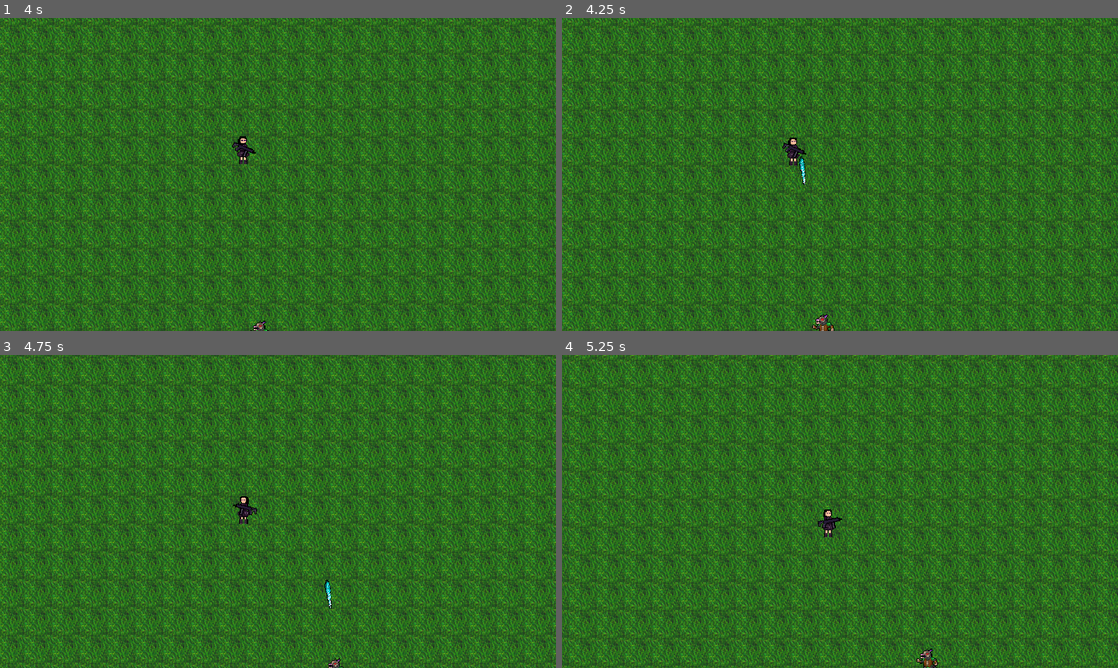
Above: before the commit, frames 1-4 (two rows, left to right).
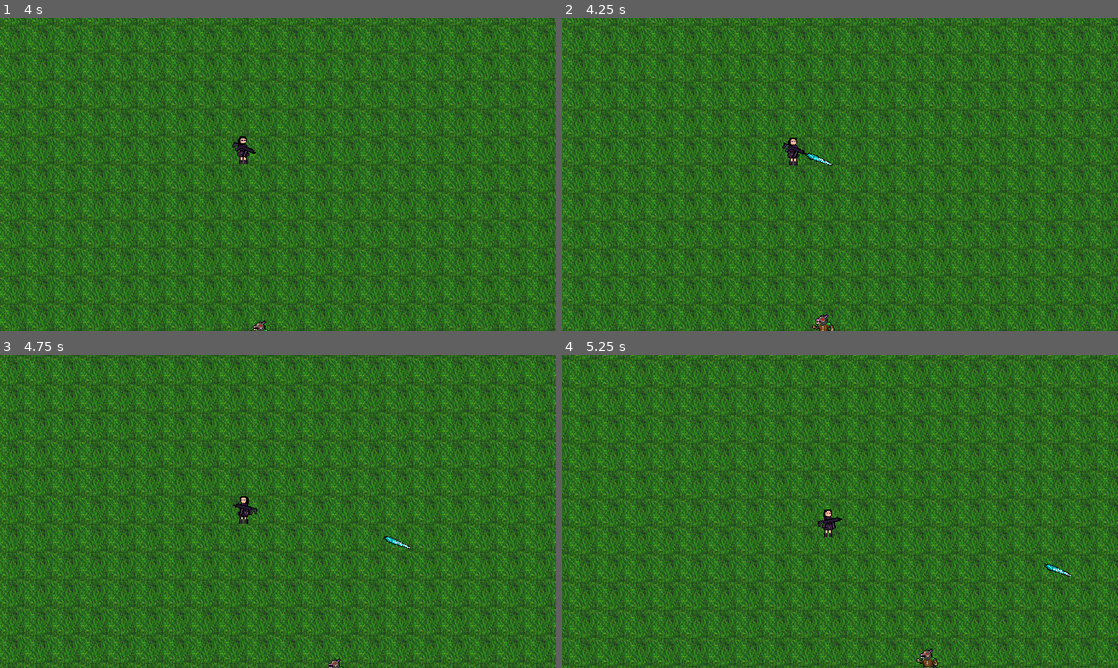
Above: after the commit, the same moments.

Repository: PeterPauk/Godot-Survivors-Clone
Game: Godot game, scene res://World/world.tscn
Same seed, same stepped clock (60 frames per second), same inputs: the game is played once before the commit and once after it.
Inputs (mouse positions are in pixels of both pictures, inside the frame that each line leads up to):
- Up to frame 1 (4 s): tap Enter at 0.5 s; move the mouse to (400, 158) at 0.52 s; hold D (right) 0.53-1.28 s; tap Q (dash) every 0.75 s from 0.6 to 3.6 s; move the mouse to (166, 190) at 1.27 s; hold S (down) 1.28-2.03 s; move the mouse to (333, 105) at 2.02 s; hold D (right) 2.03-2.78 s; move the mouse to (250, 237) at 2.77 s; hold W (up) 2.78-3.53 s; move the mouse to (444, 221) at 3.52 s; hold A (left) from 3.53 s (still down)
- Up to frame 2 (4.25 s): keep holding A (left)
- Up to frame 3 (4.75 s): keep holding A (left); move the mouse to (111, 464) at 4.27 s; tap Q (dash) at 4.35 s
- Up to frame 4 (5.25 s): move the mouse to (867, 511) at 5.02 s; release A (left) at 5.03 s; hold S (down) from 5.03 s (still down); tap Q (dash) at 5.1 s

Frame 1 is identical in both runs. In frame 2, 0.1% of the frame differs, in the area x 42-49%, y 43-54%; in frame 3, 0.1%, in the area x 58-74%, y 57-82%; in frame 4, less than 0.1%.

Commit message:
automatic attack separate node

Diff:
--- a/Abilities/shadow_orb.tscn
+++ b/Abilities/shadow_orb.tscn
@@ -14,7 +14,6 @@
 [node name="CollisionShape2D" type="CollisionShape2D" parent="."]
 position = Vector2(0.75, -0.250001)
 rotation = -0.785398
-scale = Vector2(1, 1)
 shape = SubResource("RectangleShape2D_td4dw")
 
 [node name="Sprite2D" type="Sprite2D" parent="."]
--- a/Player/player.gd
+++ b/Player/player.gd
@@ -2,24 +2,6 @@
 
 var movement_speed = 60.0
 var hp = 80
-
-#attacks
-var shadowOrb = preload("res://Abilities/shadow_orb.tscn")
-
-#attack nodes
-@onready var shadowOrbTimer = get_node("%ShadowOrbTimer")
-@onready var shadowOrbAttackTimer = get_node("%ShadowAttackTimer")
-
-#shadow orb
-var shadow_orb_ammo = 0
-var shadow_baseammo = 1
-var shadow_atkspeed = 4
-var shadow_level = 1
-
-#enemy related
-var enemy_close = []
-
-
 
 var can_dash = true
 @onready var sprite = $Sprite2D
@@ -27,8 +9,11 @@
 @onready var enemy = get_tree().get_first_node_in_group("enemy")
 @onready var walk_anim = $AnimationPlayer
 
+@onready var shadow = get_node("%ShadowOrb")
+
 func _ready():
-	attack()
+	shadow.attack()
+
 
 func _physics_process(delta):
 	movement()
@@ -43,12 +28,6 @@
 		walk_anim.play("walk")
 	else:
 		walk_anim.stop()
-
-func attack():
-	if shadow_level > 0:
-		shadowOrbTimer.wait_time = shadow_atkspeed
-		if shadowOrbTimer.is_stopped():
-			shadowOrbTimer.start()
 
 func movement():
 	var x_mov = Input.get_action_strength("right") - Input.get_action_strength("left")
@@ -81,35 +60,3 @@
 func _on_hurt_box_hurt(damage):
 	hp -= damage
 	print(hp)
-
-
-func get_random_target():
-	if enemy_close.size() > 0:
-		return enemy_close.pick_random().global_position
-	else:
-		return Vector2.UP
-
-func _on_shadow_attack_timer_timeout():
-	if shadow_orb_ammo > 0:
-		var shadow_attack = shadowOrb.instantiate()
-		shadow_attack.position = position
-		shadow_attack.target = get_random_target()
-		shadow_attack.level = shadow_level
-		add_child(shadow_attack)
-		shadow_orb_ammo -= 1
-		if shadow_orb_ammo > 0:
-			shadowOrbAttackTimer.start()
-		else:
-			shadowOrbAttackTimer.stop()
-
-func _on_shadow_orb_timer_timeout():
-	shadow_orb_ammo += shadow_baseammo
-	shadowOrbAttackTimer.start()
-
-func _on_enemy_detect_area_body_entered(body:Node2D):
-	if not enemy_close.has(body):
-		enemy_close.append(body)
-
-func _on_enemy_detect_area_body_exited(body:Node2D):
-	if enemy_close.has(body):
-		enemy_close.erase(body)
--- a/Player/player.tscn
+++ b/Player/player.tscn
@@ -1,10 +1,11 @@
-[gd_scene load_steps=12 format=3 uid="uid://bntugelqqirvx"]
+[gd_scene load_steps=13 format=3 uid="uid://bntugelqqirvx"]
 
 [ext_resource type="Script" path="res://Player/player.gd" id="1_6523k"]
 [ext_resource type="Texture2D" uid="uid://bppn4wuq11bg7" path="res://Textures/Player/Goth Girl-Sheet fin-Sheet.png" id="2_7sjon"]
 [ext_resource type="Script" path="res://Player/dynamic_cam.gd" id="3_o1ukv"]
 [ext_resource type="PackedScene" uid="uid://b1abs8eqyt7ae" path="res://Utility/hurt_box.tscn" id="3_wsr3l"]
 [ext_resource type="PackedScene" uid="uid://dhj2f2wwi330i" path="res://Utility/weapon.tscn" id="4_qt33n"]
+[ext_resource type="Script" path="res://Utility/shadow_orb.gd" id="6_2mfgj"]
 
 [sub_resource type="CapsuleShape2D" id="CapsuleShape2D_ykqls"]
 radius = 6.0
@@ -101,30 +102,32 @@
 [node name="Weapon" parent="." instance=ExtResource("4_qt33n")]
 position = Vector2(2, -3)
 
-[node name="Attack" type="Node2D" parent="."]
+[node name="ShadowOrb" type="Node2D" parent="."]
+unique_name_in_owner = true
+script = ExtResource("6_2mfgj")
 
-[node name="ShadowOrbTimer" type="Timer" parent="Attack"]
+[node name="ShadowOrbTimer" type="Timer" parent="ShadowOrb"]
 unique_name_in_owner = true
 wait_time = 4.0
 
-[node name="ShadowAttackTimer" type="Timer" parent="Attack/ShadowOrbTimer"]
+[node name="ShadowAttackTimer" type="Timer" parent="ShadowOrb/ShadowOrbTimer"]
 unique_name_in_owner = true
 wait_time = 0.075
 
-[node name="EnemyDetectArea" type="Area2D" parent="."]
+[node name="EnemyDetectArea" type="Area2D" parent="ShadowOrb"]
 collision_layer = 4
 collision_mask = 4
 monitorable = false
 
-[node name="CollisionShape2D" type="CollisionShape2D" parent="EnemyDetectArea"]
+[node name="CollisionShape2D" type="CollisionShape2D" parent="ShadowOrb/EnemyDetectArea"]
 shape = SubResource("CircleShape2D_buv7q")
 
 [connection signal="timeout" from="Timer" to="." method="_on_timer_timeout"]
 [connection signal="timeout" from="Dash_Cooldown" to="." method="_on_dash_cooldown_timeout"]
 [connection signal="hurt" from="HurtBox" to="." method="_on_hurt_box_hurt"]
-[connection signal="timeout" from="Attack/ShadowOrbTimer" to="." method="_on_shadow_orb_timer_timeout"]
-[connection signal="timeout" from="Attack/ShadowOrbTimer/ShadowAttackTimer" to="." method="_on_shadow_attack_timer_timeout"]
-[connection signal="body_entered" from="EnemyDetectArea" to="." method="_on_enemy_detect_area_body_entered"]
-[connection signal="body_exited" from="EnemyDetectArea" to="." method="_on_enemy_detect_area_body_exited"]
+[connection signal="timeout" from="ShadowOrb/ShadowOrbTimer" to="ShadowOrb" method="_on_shadow_orb_timer_timeout"]
+[connection signal="timeout" from="ShadowOrb/ShadowOrbTimer/ShadowAttackTimer" to="ShadowOrb" method="_on_shadow_attack_timer_timeout"]
+[connection signal="body_entered" from="ShadowOrb/EnemyDetectArea" to="ShadowOrb" method="_on_enemy_detect_area_body_entered"]
+[connection signal="body_exited" from="ShadowOrb/EnemyDetectArea" to="ShadowOrb" method="_on_enemy_detect_area_body_exited"]
 
 [editable path="HurtBox"]
--- /dev/null
+++ b/Utility/shadow_orb.gd
@@ -0,0 +1,59 @@
+extends Node2D
+
+#attacks
+var shadowOrb = preload("res://Abilities/shadow_orb.tscn")
+
+@onready var shadowOrbTimer = get_node("%ShadowOrbTimer")
+@onready var shadowOrbAttackTimer = get_node("%ShadowAttackTimer")
+@onready var player = get_tree().get_first_node_in_group("player")
+
+
+#shadow orb
+var shadow_orb_ammo = 0
+var shadow_baseammo = 1
+var shadow_atkspeed = 4
+var shadow_level = 1
+
+#enemy related
+var enemy_close = []
+
+func _process(delta):
+		position = player.position
+
+
+func attack():
+	if shadow_level > 0:
+		shadowOrbTimer.wait_time = shadow_atkspeed
+		if shadowOrbTimer.is_stopped():
+			shadowOrbTimer.start()
+
+func get_random_target():
+	if enemy_close.size() > 0:
+		return enemy_close.pick_random().global_position
+	else:
+		return Vector2.UP
+
+func _on_shadow_attack_timer_timeout():
+	if shadow_orb_ammo > 0:
+		var shadow_attack = shadowOrb.instantiate()
+		shadow_attack.position = position
+		shadow_attack.target = get_random_target()
+		shadow_attack.level = shadow_level
+		add_child(shadow_attack)
+		shadow_orb_ammo -= 1
+		if shadow_orb_ammo > 0:
+			shadowOrbAttackTimer.start()
+		else:
+			shadowOrbAttackTimer.stop()
+
+func _on_shadow_orb_timer_timeout():
+	shadow_orb_ammo += shadow_baseammo
+	shadowOrbAttackTimer.start()
+
+func _on_enemy_detect_area_body_entered(body:Node2D):
+	if not enemy_close.has(body):
+		enemy_close.append(body)
+
+func _on_enemy_detect_area_body_exited(body:Node2D):
+	if enemy_close.has(body):
+		enemy_close.erase(body)
